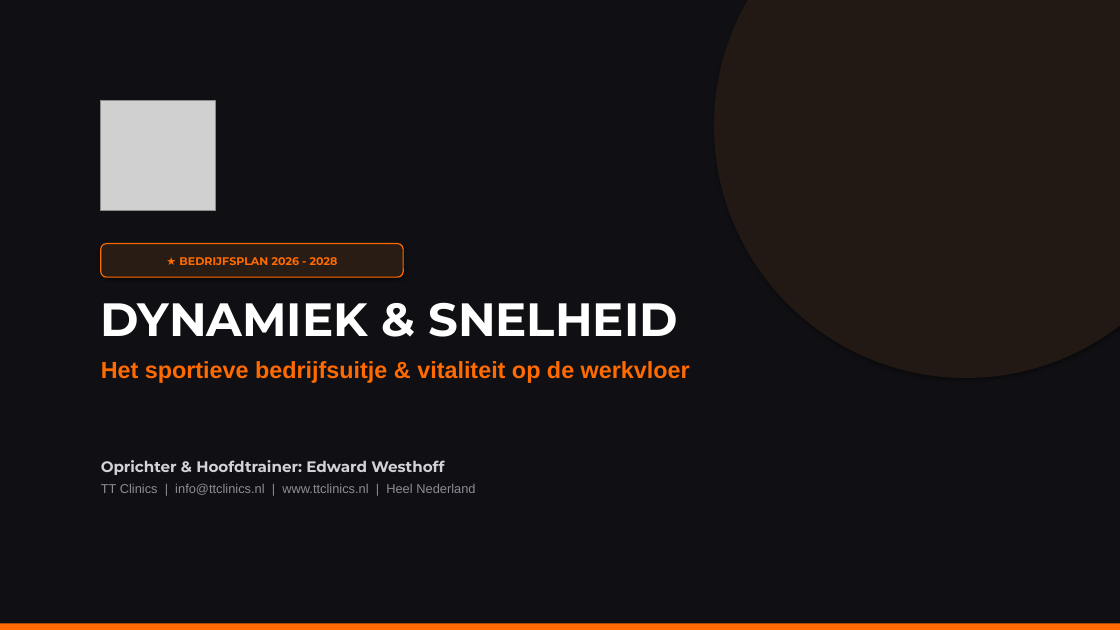
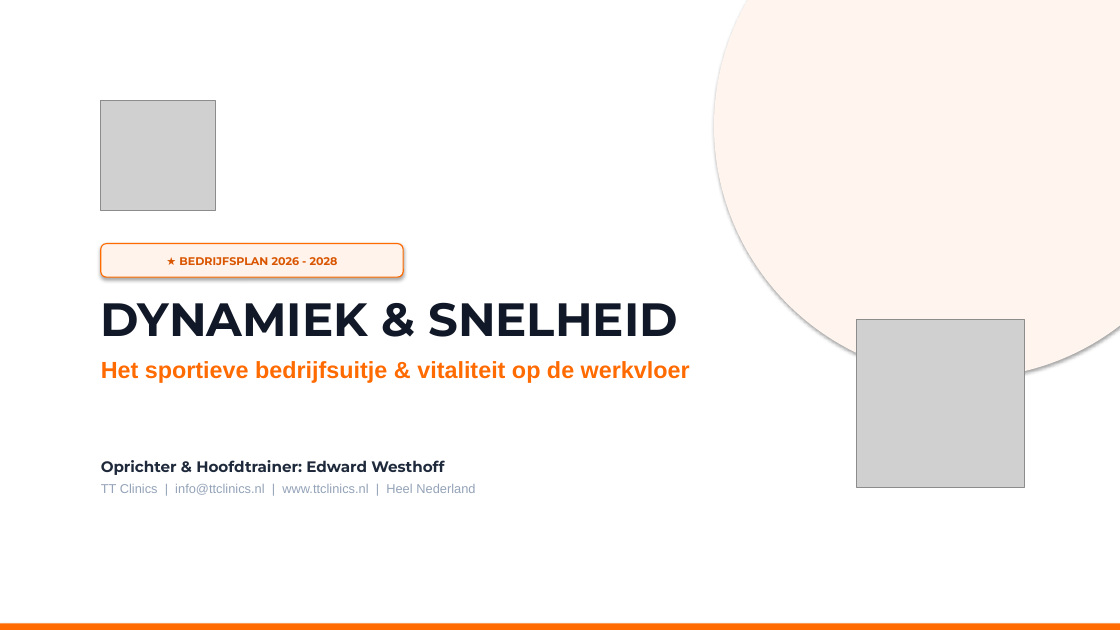
Before and after one commit to radder1972/TTClinics, a slide deck: slide 1 of TT_Clinics_Bedrijfsplan.pptx. Drawn at 1120x630 pixels with LibreOffice and Linux fonts; fonts in the diff are those of the drawing; grey boxes stand for pictures. Boxes give left, top, right and bottom in pixels: in the first picture for what was removed or moved away, otherwise in the second. Text is boxed around its words. In the diff, an @@ line names an element or a change of style, - is before the commit and + after.

Commit message:
Update business plan presentation to white theme with official TT Clinics brand icons

```diff
--- a/TT_Clinics_Bedrijfsplan.pptx
+++ b/TT_Clinics_Bedrijfsplan.pptx
@@ rectangle at (0, 0, 1120, 630): fill #101014 to #FFFFFF @@
@@ ellipse at (714, 0, 1120, 378): fill #231914 to #FFF5EE @@
@@ rounded rectangle "★ BEDRIJFSPLAN 2026 - 2028" at (101, 244, 403, 277): text colour #FF6B00 to #D95500; fill #281C14 to #FFF3EB @@
@@ text at (101, 302, 678, 337): text colour #FFFFFF to #111827 in "DYNAMIEK & SNELHEID" @@
@@ picture added at (857, 319, 1025, 487) @@
@@ text "Oprichter & Hoofdtrainer: Edward Westhoff" at (101, 460, 475, 495): text colour #D2D2D7 to #1E293B in "Oprichter & Hoofdtrainer: Edward Westhoff"; text colour #8C8C96 to #94A3B8 in "TT Clinics | info@ttclinics.nl | www.ttclinics.nl | ..." @@
```
Also in this commit, not shown: 10 other slides changed, 8 other files.
